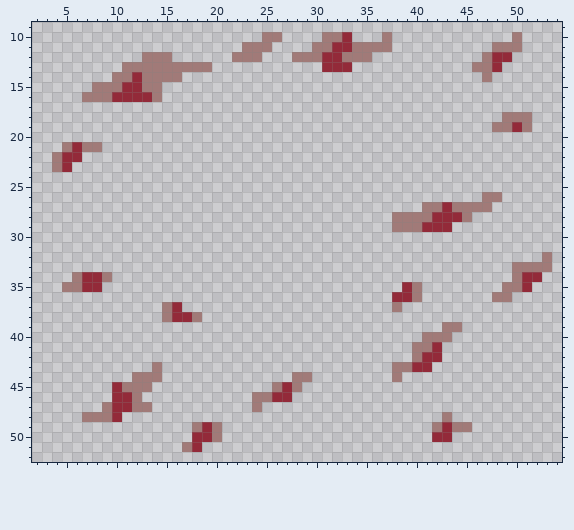
A pixel-art sprite gets an edit: Assets/Gfx/SPIKES/SPIKES14.png. Above: the version before the commit.
The file is 56x56 pixels. Shown: x 2..54, y 9..52.
Now the later version:
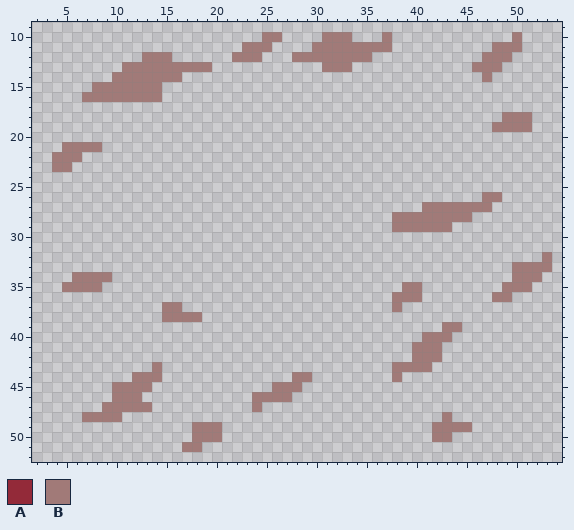
Palette (. is transparent): A #932a39  B #a17a78
Changes in this commit:
Colour A gives way to colour B in row 10 at x 33; in row 11 at x 32 to 33; in row 12 at x 31 to 32 and 48 to 49; in row 13 at x 31 to 33 and 48; in row 14 at x 12; in row 15 at x 11 to 12.
Colour A gives way to colour B in row 16 at x 10 to 13; in row 19 at x 50; in row 21 at x 6; in row 22 at x 5 to 6; in row 23 at x 5; in row 27 at x 43.
Colour A gives way to colour B in row 28 at x 42 to 44; in row 29 at x 41 to 43; in row 34 at x 7 to 8 and 51 to 52; in row 35 at x 7 to 8, 39 and 51; in row 36 at x 38 to 39; in row 37 at x 16.
Colour A gives way to colour B in row 38 at x 16 to 17; in row 41 at x 42; in row 42 at x 41 to 42; in row 43 at x 40 to 41; in row 45 at x 10 and 27; in row 46 at x 10 to 11 and 26 to 27.
Colour A gives way to colour B in row 47 at x 10 to 11; in row 48 at x 10; in row 49 at x 19 and 43; in row 50 at x 18 to 19 and 42 to 43; in row 51 at x 18.
